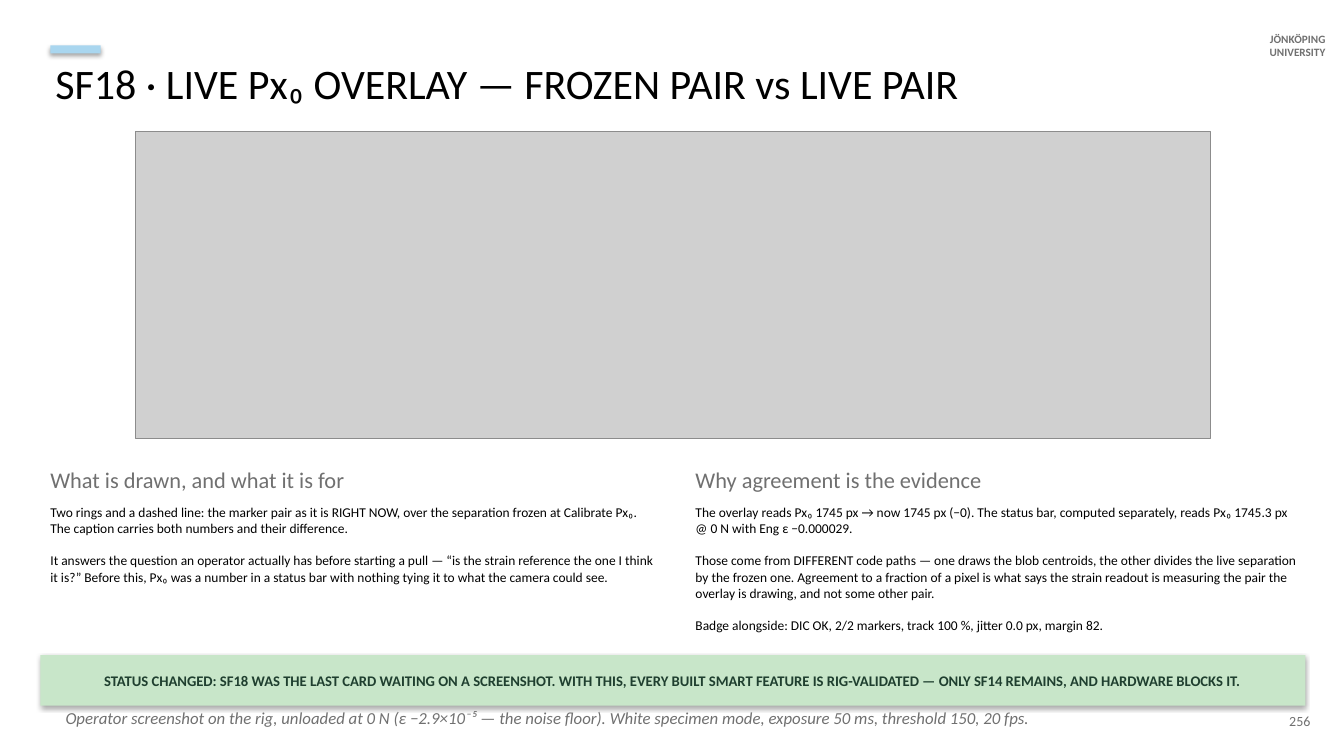
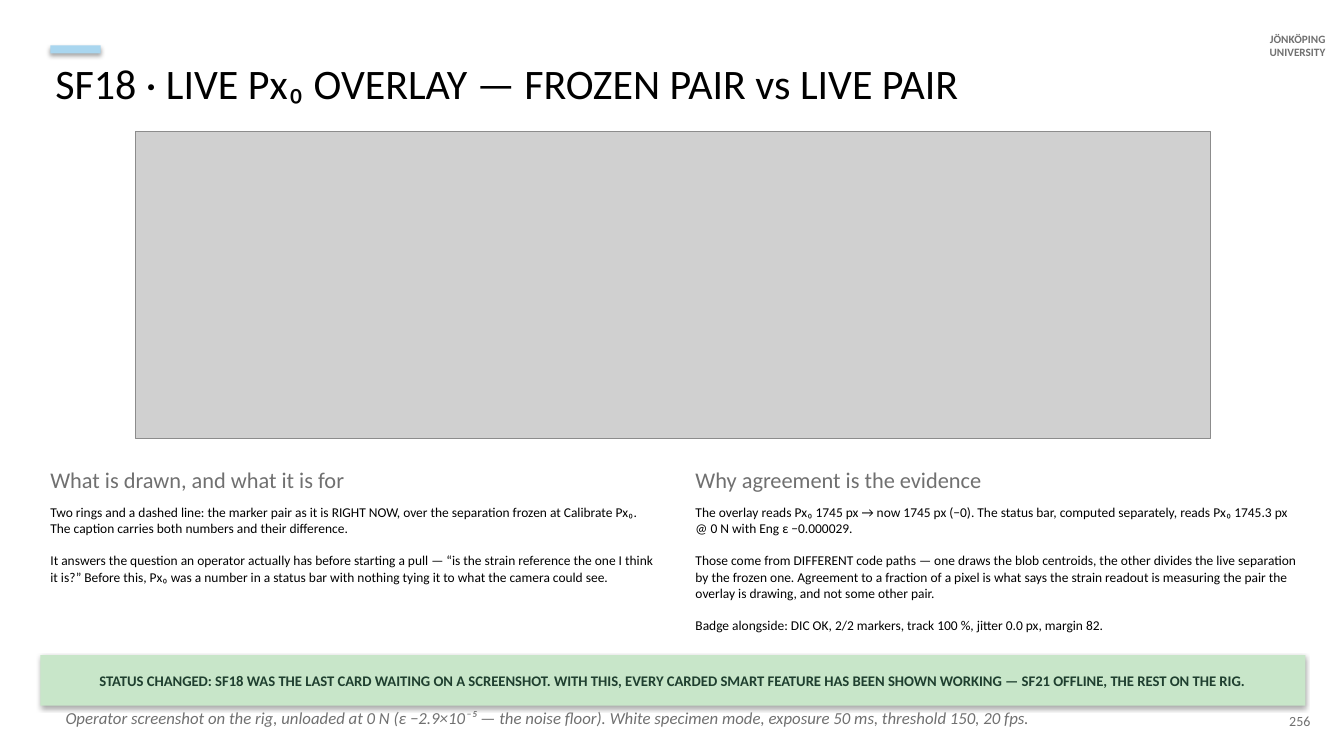
Before and after one commit to AdithyaSivakumar-3/UTM, a slide deck: slide 116 of documentation/decks/V6a_8_6_20_slides.pptx. Drawn at 1344x756 pixels with LibreOffice and Linux fonts; fonts in the diff are those of the drawing; grey boxes stand for pictures. Boxes give left, top, right and bottom in pixels: in the first picture for what was removed or moved away, otherwise in the second. Text is boxed around its words. In the diff, an @@ line names an element or a change of style, - is before the commit and + after.

```diff
--- a/documentation/decks/V6a_8_6_20_slides.pptx
+++ b/documentation/decks/V6a_8_6_20_slides.pptx
@@ text in rectangle at (99, 676, 1244, 688): text changed @@
-STATUS CHANGED: SF18 WAS THE LAST CARD WAITING ON A SCREENSHOT. WITH THIS, EVERY BUILT SMART FEATURE IS RIG-VALIDATED — ONLY SF14 REMAINS, AND HARDWARE BLOCKS IT.
+STATUS CHANGED: SF18 WAS THE LAST CARD WAITING ON A SCREENSHOT. WITH THIS, EVERY CARDED SMART FEATURE HAS BEEN SHOWN WORKING — SF21 OFFLINE, THE REST ON THE RIG.
```
Also in this commit, not shown: 3 other slides changed, 5 other files.
